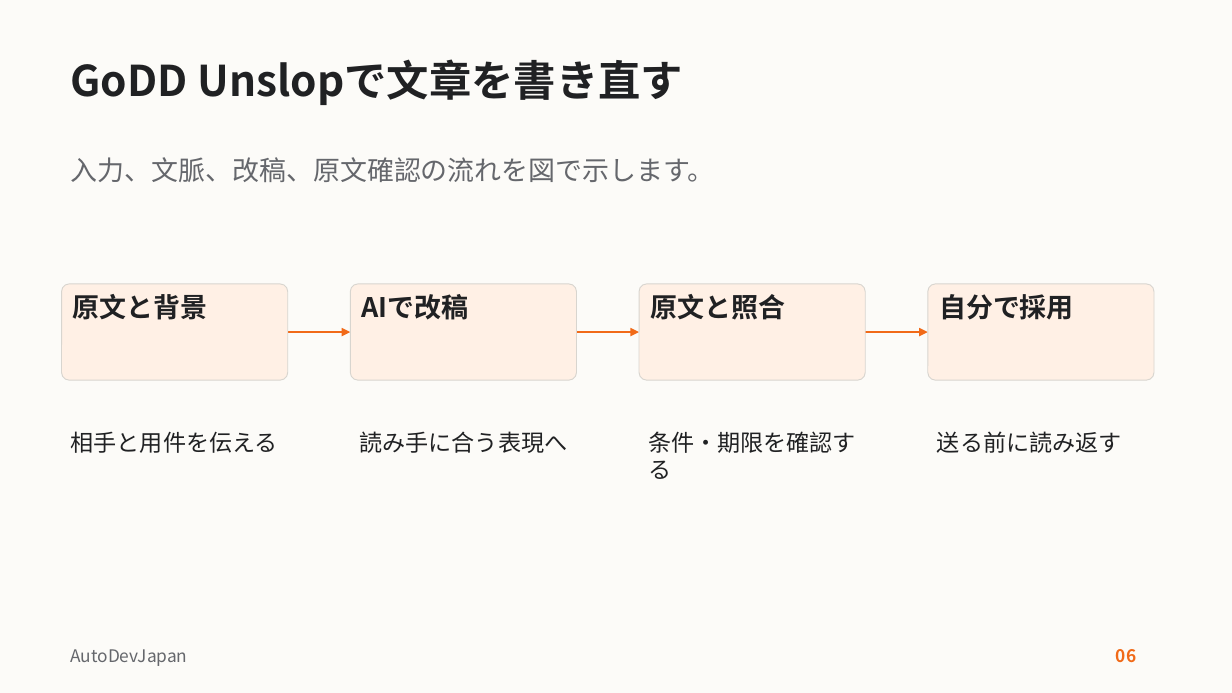
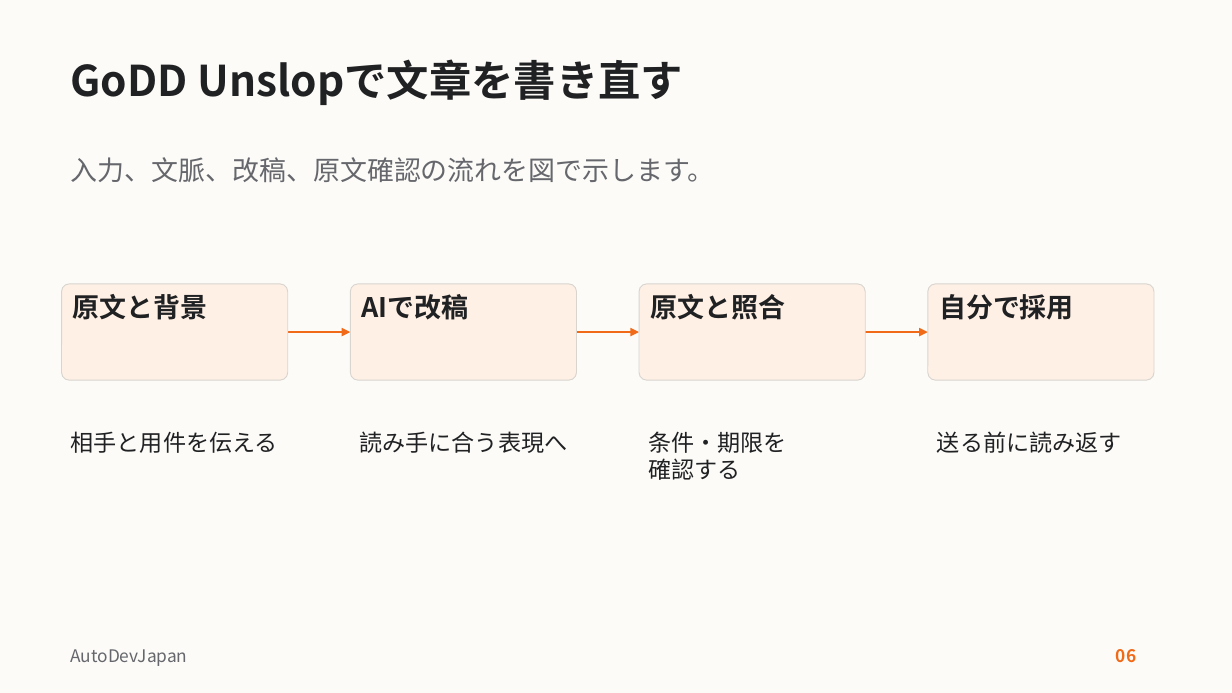
Before and after one commit to AutoDevJapan/GoDD-Unslop, a slide deck: slide 6 of docs/templates/adj-slide-template.pptx. Drawn at 1232x693 pixels with LibreOffice and Linux fonts; fonts in the diff are those of the drawing. Boxes give left, top, right and bottom in pixels: in the first picture for what was removed or moved away, otherwise in the second. Text is boxed around its words. In the diff, an @@ line names an element or a change of style, - is before the commit and + after.

Commit message:
工程図の説明を文節で折り返す

```diff
--- a/docs/templates/adj-slide-template.pptx
+++ b/docs/templates/adj-slide-template.pptx
@@ text at [648,431,787,480]: text changed @@
-条件・期限を確認する
+条件・期限を
+確認する
```
